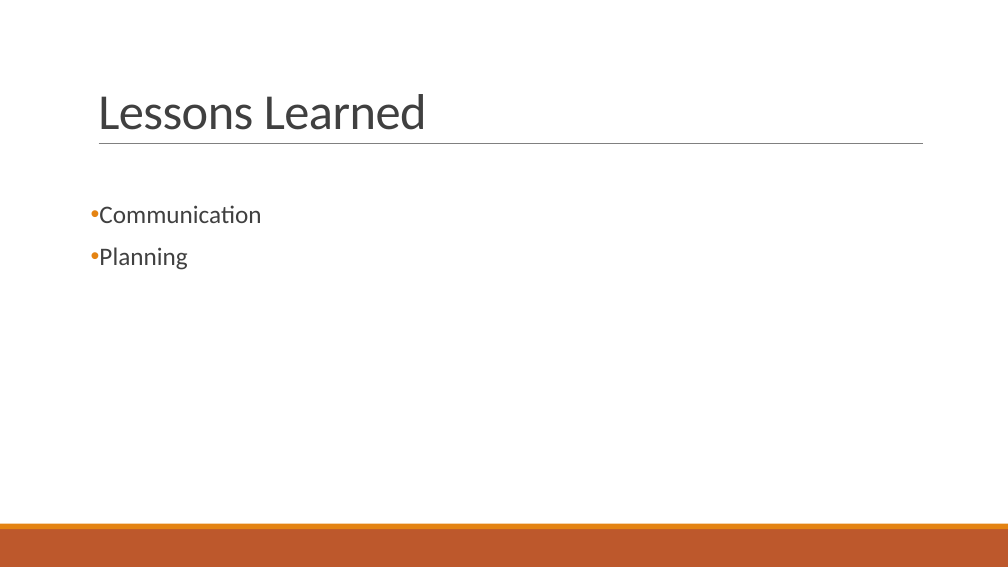
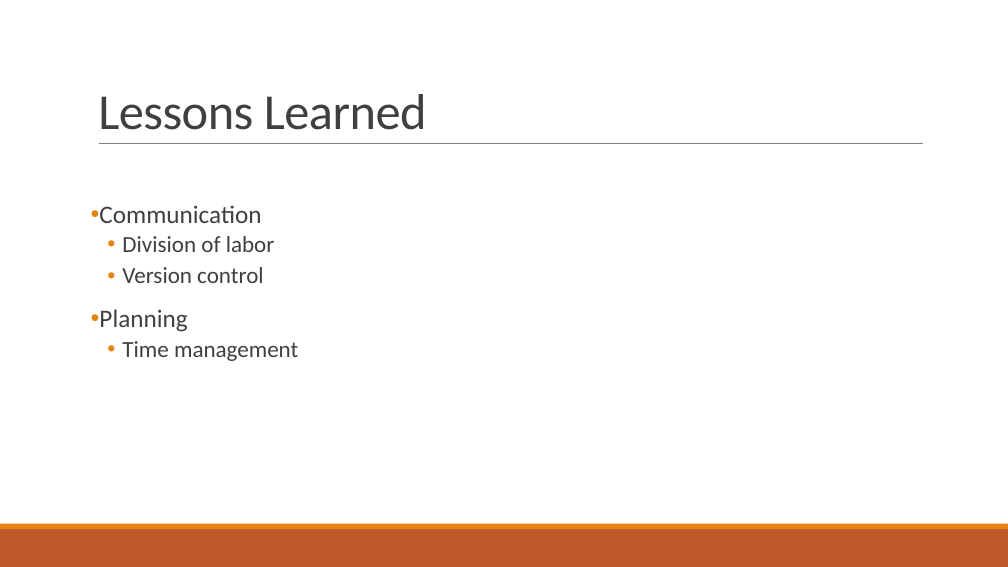
Before and after one commit to dgrant55/CMSC389N, a slide deck: slide 8 of Cars/Car Finder.pptx. Drawn at 1008x567 pixels with LibreOffice and Linux fonts; fonts in the diff are those of the drawing. Boxes give left, top, right and bottom in pixels: in the first picture for what was removed or moved away, otherwise in the second. Text is boxed around its words. In the diff, an @@ line names an element or a change of style, - is before the commit and + after.

Commit message:
ppt

```diff
--- a/Cars/Car Finder.pptx
+++ b/Cars/Car Finder.pptx
@@ text at [122,236,275,283]: paragraphs added @@
+  • Division of labor
+  • Version control
@@ text at [122,341,298,361]: paragraph added @@
+  • Time management
```
